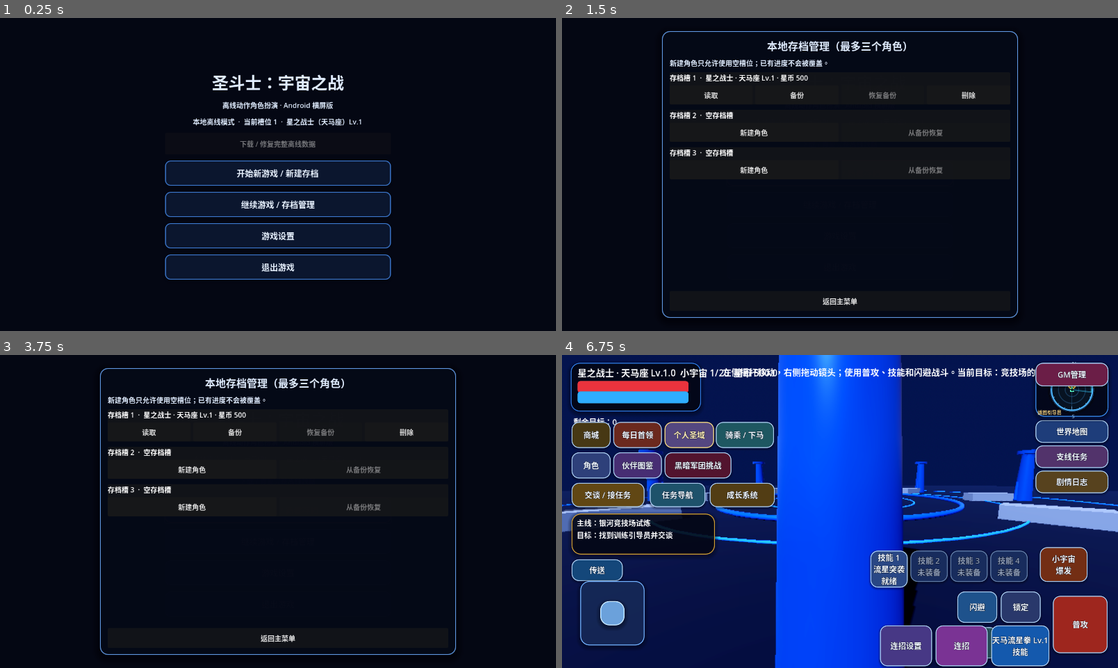
Above: before the commit, frames 1-4 (two rows, left to right).
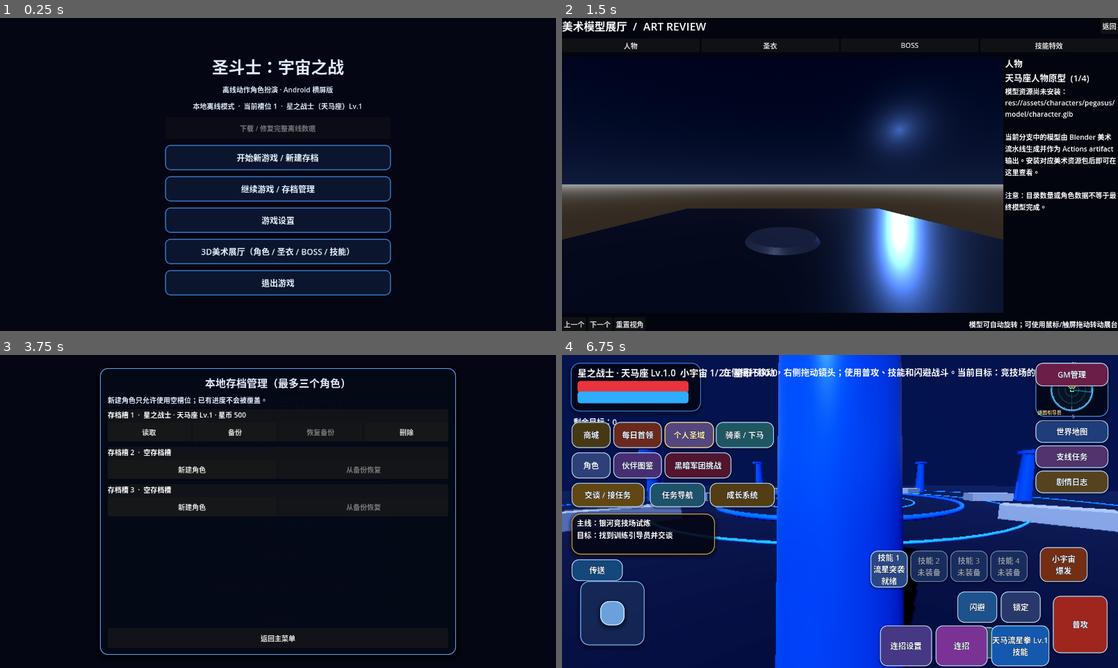
Above: after the commit, the same moments.

Repository: Qazwesrd/Saint-Seiya-Universe-War
Game: Godot game, scene res://scenes/main_menu.tscn
Two runs of this game, one before a commit and one after it. Both use one fixed random seed, a clock stepped at 60 frames per second and the inputs below.
Inputs (mouse positions are in pixels of both pictures, inside the frame that each line leads up to):
- Up to frame 1 (0.25 s): no input
- Up to frame 2 (1.5 s): click (840, 252) at 0.5 s, where only the run after the commit has a clickable "3D美术展厅（角色 / 圣衣 / BOSS / 技能）"; click (840, 174) at 1.25 s, where only the run before the commit has a clickable "开始新游戏 / 新建存档"
- Up to frame 3 (3.75 s): click (278, 511) at 2 s, where only the run before the commit has a clickable "开始新游戏 / 新建存档"; click "返回主菜单" (after the commit: "返回") at 2.75 s; click "开始新游戏 / 新建存档" at 3.5 s
- Up to frame 4 (6.75 s): click "开始新游戏 / 新建存档" at 4.25 s; click "继续游戏 / 存档管理" at 5 s; click "游戏设置" at 5.75 s; click "读取" at 6.5 s

The runs differ from the first frame. In frame 1, 14% of the frame differs, in the area x 29-71%, y 13-89%; in frame 2, 34%, in the area x 0-100%, y 0-100%; in frame 3, less than 0.1%; in frame 4, nothing differs.

Commit message:
feat: add direct access to 3D art review gallery

Diff:
--- a/game/scripts/main_menu.gd
+++ b/game/scripts/main_menu.gd
@@ -71,6 +71,7 @@
 	game_entry_buttons.append(_add_button(layout, "开始新游戏 / 新建存档", _on_new_game_pressed))
 	game_entry_buttons.append(_add_button(layout, "继续游戏 / 存档管理", _on_continue_pressed))
 	_add_button(layout, "游戏设置", _on_settings_pressed)
+	_add_button(layout, "3D美术展厅（角色 / 圣衣 / BOSS / 技能）", _on_art_gallery_pressed)
 	_add_button(layout, "退出游戏", _on_exit_pressed)
 
 	settings_panel = _build_settings_panel()
@@ -586,3 +587,6 @@
 		status_label.text = "完整离线数据已校验。现在可以断网游玩。"
 	else:
 		status_label.text = "数据下载未完成；已保留可续传文件，可重试并自动切换下载线路。"
+
+func _on_art_gallery_pressed() -> void:
+	get_tree().change_scene_to_file("res://scenes/art_gallery.tscn")
